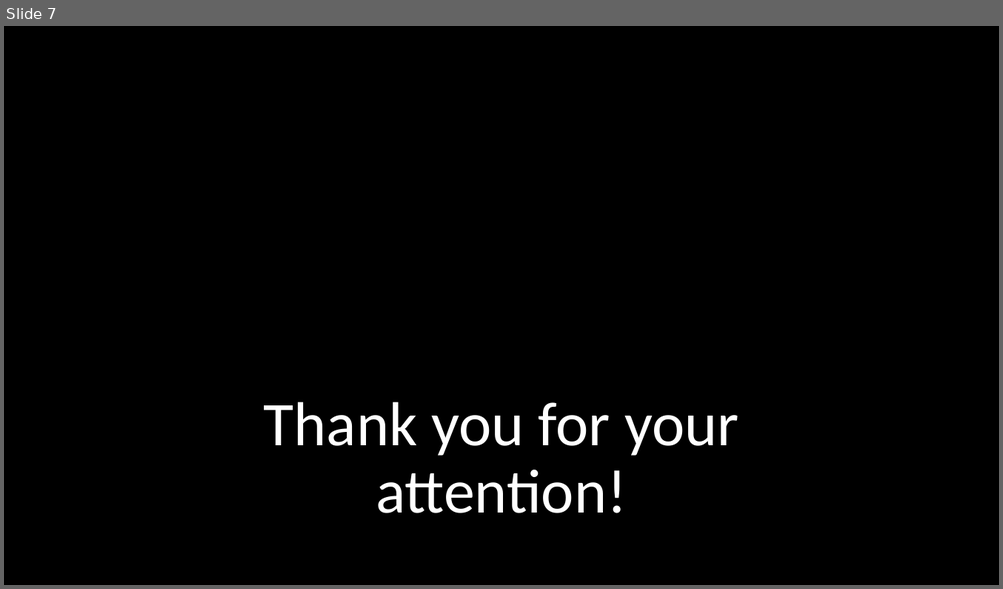
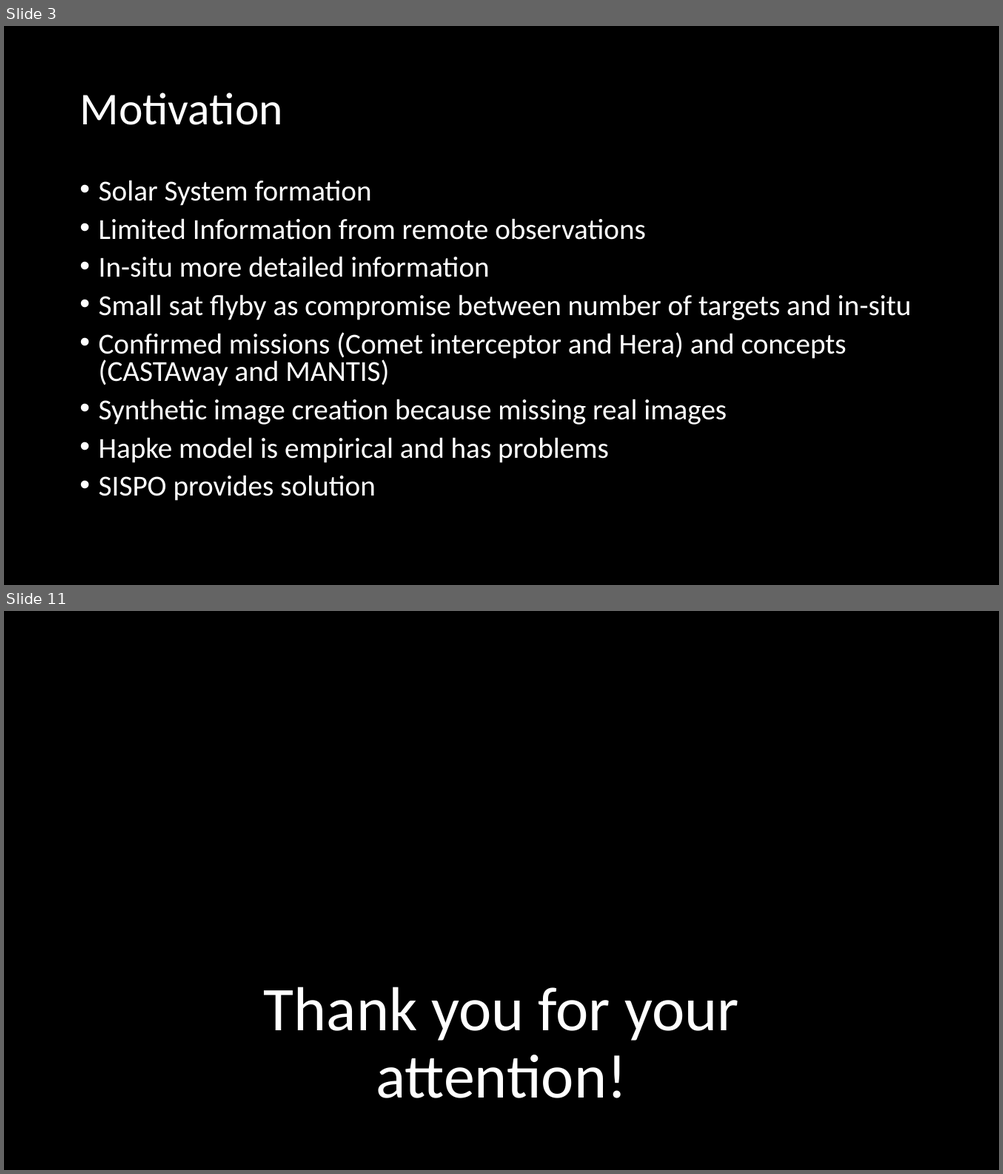
Before and after one commit to SISPO-developers/sispo, a slide deck: doc/thesis/Presentation/Thesis_presentation.pptx. Shown one above the other, each under a label of ours: slide 7 before the commit, slides 3 and 11 after it; the slides between them are not shown. The pictures are 1003x589 and 1003x1174 pixels, drawn with LibreOffice and Linux fonts; fonts in the diff are those of the drawing; background and template pictures are left out. Boxes give left, top, right and bottom in pixels: in the first picture for what was removed or moved away, otherwise in the second. Text is boxed around its words. In the diff, an @@ line names an element or a change of style, - is before the commit and + after.

```diff
--- a/doc/thesis/Presentation/Thesis_presentation.pptx
+++ b/doc/thesis/Presentation/Thesis_presentation.pptx
@@ slide 3 added at (4, 26, 999, 585), background picture (left out) @@
@@ title added at (79, 93, 282, 125), 44 pt, text #FFFFFF @@
+Motivation
@@ text added at (99, 180, 911, 501), 28 pt, text #FFFFFF @@
+• Solar System formation
+• Limited Information from remote observations
+• In-situ more detailed information
+• Small sat flyby as compromise between number of targets and in-situ
+• Confirmed missions (Comet interceptor and Hera) and concepts (CASTAway and MANTIS)
+• Synthetic image creation because missing real images
+• Hapke model is empirical and has problems
+• SISPO provides solution
@@ what was slide 7 is now slide 11 @@
```
Also in this commit, not shown: 6 slides changed, 3 other slides added, 1 other file.
